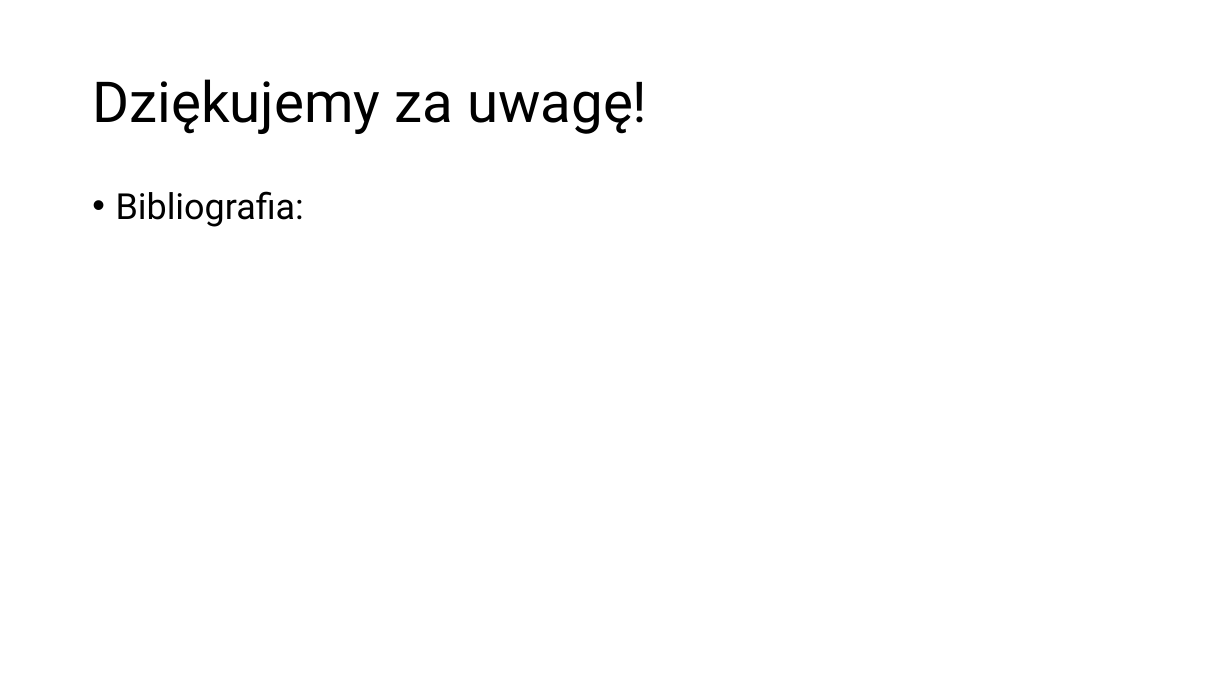
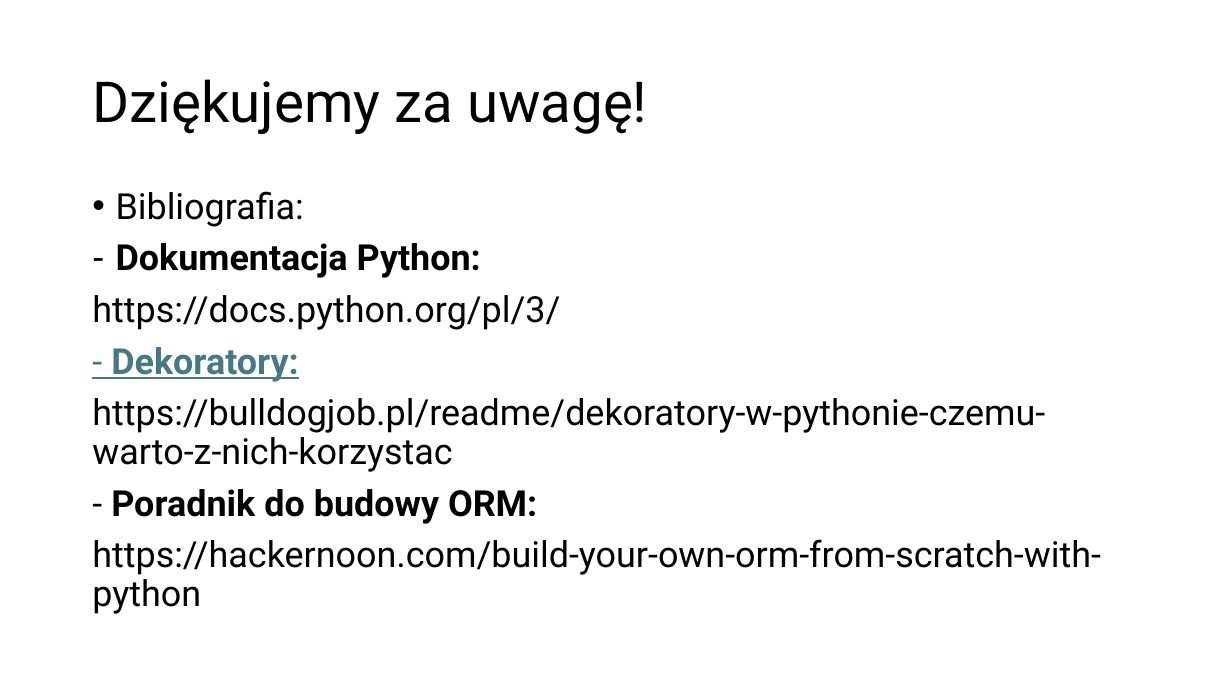
Before and after one commit to KabaKG/JPWP_ORM, a slide deck: slide 16 of ORM.pptx (slide 15 before the commit). Drawn at 1232x693 pixels with LibreOffice and Linux fonts; fonts in the diff are those of the drawing. Boxes give left, top, right and bottom in pixels: in the first picture for what was removed or moved away, otherwise in the second. Text is boxed around its words. In the diff, an @@ line names an element or a change of style, - is before the commit and + after.

```diff
--- a/ORM.pptx
+++ b/ORM.pptx
@@ text at (92, 243, 1101, 614): paragraphs added @@
+– Dokumentacja Python:
+https://docs.python.org/pl/3/
+- Dekoratory:
+https://bulldogjob.pl/readme/dekoratory-w-pythonie-czemu-warto-z-nich-korzystac
+- Poradnik do budowy ORM:
+https://hackernoon.com/build-your-own-orm-from-scratch-with-python
```
Also in this commit, not shown: 1 slide added.
